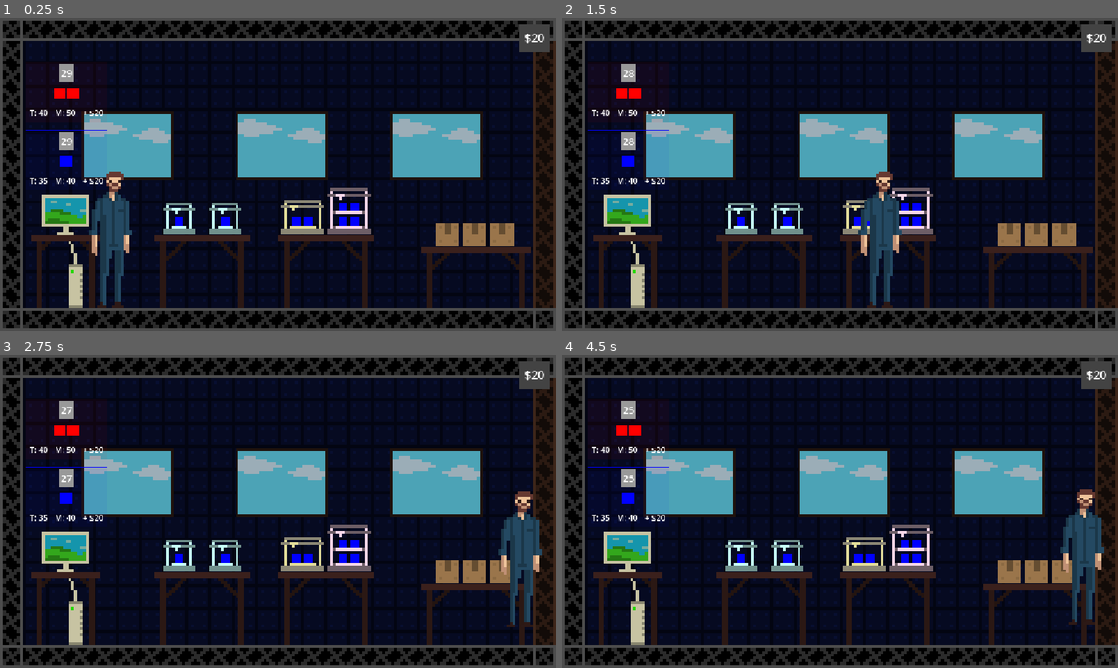
Above: before the commit, frames 1-4 (two rows, left to right).
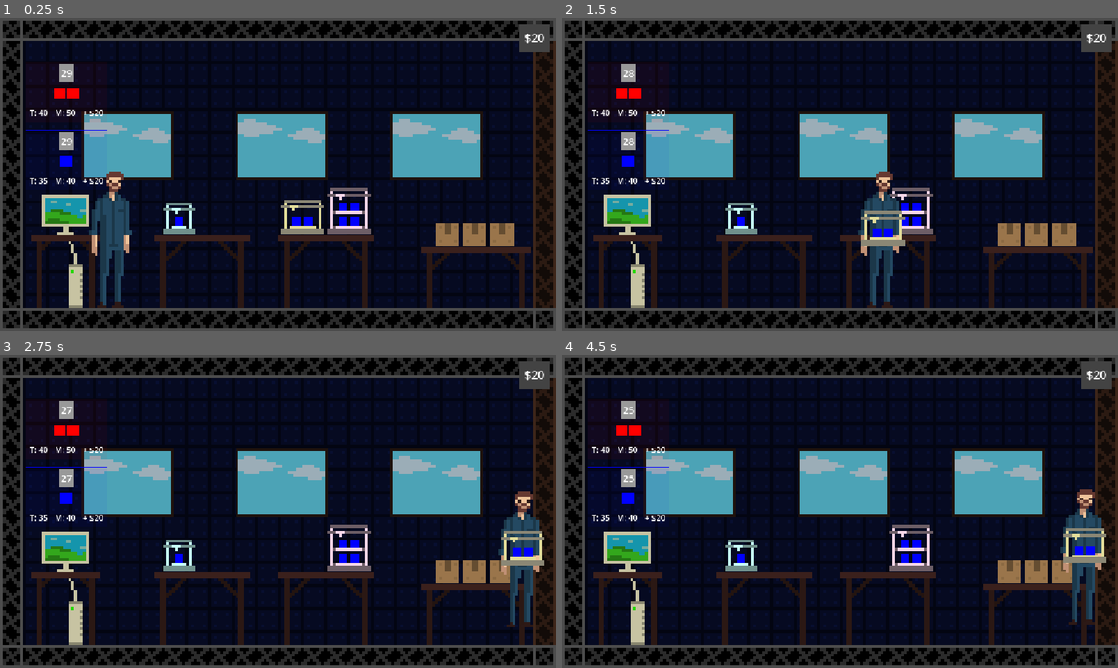
Above: after the commit, the same moments.

Repository: nathanestock/GMTK_Jam_26
Game: Godot game, scene res://main.tscn
Two runs of this game, one before a commit and one after it. Both use one fixed random seed, a clock stepped at 60 frames per second and the inputs below.
Inputs (mouse positions are in pixels of both pictures, inside the frame that each line leads up to):
- Up to frame 1 (0.25 s): no input
- Up to frame 2 (1.5 s): tap Enter (ui_accept) at 0.5, 0.77 s; hold Right (ui_right) 0.53-1.25 s; click (862, 152) at 1.25 s, where only the run after the commit has a clickable "MOVE"
- Up to frame 3 (2.75 s): tap Enter (ui_accept) at 2, 2.27 s; hold Right (ui_right) from 2.03 s (still down)
- Up to frame 4 (4.5 s): release Right (ui_right) at 2.78 s; hold Left (ui_left) 2.78-3.53 s; hold Right (ui_right) from 3.53 s (still down); tap Enter (ui_accept) at 3.77 s

The runs differ from the first frame. In frame 1, 0.3% of the frame differs, in the area x 37-44%, y 59-70%; in frame 2, 1.1%; in frame 3, 1.3%, in the area x 37-98%, y 56-70%; in frame 4, 1.3%.

Commit message:
move printers around

Diff:
--- a/gmtk-jam-2026/main.tscn
+++ b/gmtk-jam-2026/main.tscn
@@ -24,18 +24,8 @@
 [node name="Mailbox" parent="." unique_id=1543192527 instance=ExtResource("3_lquwl")]
 position = Vector2(984, 600)
 
-[node name="Table" parent="." unique_id=1504792125 instance=ExtResource("9_kek77")]
-position = Vector2(416, 600)
-
-[node name="Table2" parent="." unique_id=57874827 instance=ExtResource("9_kek77")]
-position = Vector2(672, 600)
-
 [node name="3DPrinter" parent="." unique_id=1096942018 instance=ExtResource("4_lquwl")]
 position = Vector2(368, 448)
-tier = ExtResource("4_5vw27")
-
-[node name="3DPrinter4" parent="." unique_id=353726279 instance=ExtResource("4_lquwl")]
-position = Vector2(464, 448)
 tier = ExtResource("4_5vw27")
 
 [node name="3DPrinter2" parent="." unique_id=2027950830 instance=ExtResource("4_lquwl")]
@@ -46,5 +36,23 @@
 position = Vector2(720, 448)
 tier = ExtResource("6_4c57u")
 
+[node name="Table" parent="." unique_id=1504792125 instance=ExtResource("9_kek77")]
+position = Vector2(416, 600)
+
+[node name="PrinterSlot" parent="Table" index="1" unique_id=979376716 node_paths=PackedStringArray("printer")]
+printer = NodePath("../../3DPrinter")
+
+[node name="Table2" parent="." unique_id=57874827 instance=ExtResource("9_kek77")]
+position = Vector2(672, 600)
+
+[node name="PrinterSlot" parent="Table2" index="1" unique_id=979376716 node_paths=PackedStringArray("printer")]
+printer = NodePath("../../3DPrinter2")
+
+[node name="PrinterSlot2" parent="Table2" index="2" unique_id=1532281843 node_paths=PackedStringArray("printer")]
+printer = NodePath("../../3DPrinter3")
+
 [node name="Player" parent="." unique_id=2088812814 instance=ExtResource("1_0xm2m")]
 position = Vector2(232, 600)
+
+[editable path="Table"]
+[editable path="Table2"]
--- a/gmtk-jam-2026/player.gd
+++ b/gmtk-jam-2026/player.gd
@@ -5,6 +5,9 @@
 const JUMP_VELOCITY = -400.0
 
 @onready var sprite = $Sprite2D
+@onready var carry_sprite = $CarryPrinter
+
+var carrying: ThreeDPrinter
 
 func _physics_process(delta):
 	# Add the gravity.
@@ -28,3 +31,30 @@
 		velocity.x = move_toward(velocity.x, 0, SPEED)
 
 	move_and_slide()
+
+
+func on_move_printer(printer: ThreeDPrinter):
+	printer.hide()
+	printer.slot.printer = null
+	printer.slot = null
+	carrying = printer
+
+	carry_sprite.texture = printer.tier.texture
+	carry_sprite.show()
+
+
+func on_place_printer(slot: PrinterTableSlot):
+	slot.printer = carrying
+	carrying.slot = slot
+	carrying.global_position.x = slot.global_position.x
+	carrying.show()
+
+	carrying = null
+	carry_sprite.texture = null
+	carry_sprite.hide()
+
+
+func on_swap_carrying(slot: PrinterTableSlot):
+	var current_printer = slot.printer
+	on_place_printer(slot)
+	on_move_printer(current_printer)
--- a/gmtk-jam-2026/player.tscn
+++ b/gmtk-jam-2026/player.tscn
@@ -2,6 +2,7 @@
 
 [ext_resource type="Script" uid="uid://duyxtehvgnktt" path="res://player.gd" id="1_4flbx"]
 [ext_resource type="Texture2D" uid="uid://dtg5mdssssvfm" path="res://assets/Character.png" id="2_onrkg"]
+[ext_resource type="Texture2D" uid="uid://bqr8btqu7ea4i" path="res://assets/tier1_printer.tres" id="3_i3pqv"]
 
 [sub_resource type="RectangleShape2D" id="RectangleShape2D_e8xbq"]
 size = Vector2(48, 288)
@@ -19,3 +20,9 @@
 [node name="CollisionShape2D" type="CollisionShape2D" parent="." unique_id=1344898009]
 position = Vector2(0, -144)
 shape = SubResource("RectangleShape2D_e8xbq")
+
+[node name="CarryPrinter" type="Sprite2D" parent="." unique_id=830371846]
+visible = false
+position = Vector2(-4.7683716e-07, -176)
+scale = Vector2(5.9999995, 5.9999995)
+texture = ExtResource("3_i3pqv")
--- a/gmtk-jam-2026/printers/3d_printer.gd
+++ b/gmtk-jam-2026/printers/3d_printer.gd
@@ -6,15 +6,19 @@
 @export var tier: ThreeDPrinterTier
 
 @onready var sprite = $Sprite2D
-@onready var print_items_list = $PrintItems
-@onready var state_label = $StateLabel
+@onready var idle_menu = $IdleMenuUI
+@onready var move_btn = $IdleMenuUI/Button
+@onready var print_items_list = $IdleMenuUI/PrintItems
 @onready var countdown = $Countdown
 @onready var print_done_ui = $PrintDoneActionUI
+
 
 enum State { IDLE, PRINTING, DONE }
 
 var state: State = State.IDLE
 var printing_items: Array[PrintItem] = []
+var player: Player = null
+var slot: PrinterTableSlot = null
 
 
 func _ready():
@@ -23,22 +27,29 @@
 
 func _on_area_2d_body_entered(body):
 	if body is Player:
+		player = body
 		match(state):
 			State.IDLE:
-				_open_print_items_list()
+				_open_idle_menu()
 			State.DONE:
 				print_done_ui.show_actions()
 
 
 func _on_area_2d_body_exited(body):
 	if body is Player:
+		player = null
 		if state == State.IDLE:
-			_close_print_items_list()
+			_close_idle_menu()
 		if state == State.DONE:
 			print_done_ui.hide_actions()
 
 
-func _open_print_items_list():
+func _open_idle_menu():
+	if player.carrying:
+		move_btn.hide()
+	else:
+		move_btn.show()
+
 	var open_jobs = JobManager.get_open_jobs()
 
 	for job in open_jobs:
@@ -49,13 +60,14 @@
 
 		print_items_list.add_child(item_ui)
 
-	print_items_list.show()
+	idle_menu.show()
 
 
-func _close_print_items_list():
+func _close_idle_menu():
 	for item in print_items_list.get_children():
 		item.queue_free()
-	print_items_list.hide()
+
+	idle_menu.hide()
 
 
 func _on_print_items(items: Array[PrintItem]):
@@ -65,7 +77,7 @@
 	countdown.start(print_time)
 	countdown.show()
 	JobManager.on_player_print_items(printing_items)
-	_close_print_items_list()
+	_close_idle_menu()
 
 
 func _set_state(_state: State):
@@ -82,3 +94,8 @@
 func _on_player_pickup():
 	JobManager.on_player_picked_up_items(printing_items)
 	_set_state(State.IDLE)
+
+
+func _on_move_button_pressed():
+	if player:
+		player.on_move_printer(self)
--- a/gmtk-jam-2026/printers/3d_printer.tscn
+++ b/gmtk-jam-2026/printers/3d_printer.tscn
@@ -4,9 +4,7 @@
 [ext_resource type="Texture2D" uid="uid://bqr8btqu7ea4i" path="res://assets/tier1_printer.tres" id="2_0137j"]
 [ext_resource type="PackedScene" uid="uid://real3m6m8fbo" path="res://ui/countdown.tscn" id="2_pmq5y"]
 [ext_resource type="PackedScene" uid="uid://dm43vq1iau5qw" path="res://ui/print_done_action_ui.tscn" id="3_pxnxx"]
-
-[sub_resource type="RectangleShape2D" id="RectangleShape2D_fnrvf"]
-size = Vector2(40, 63.25)
+[ext_resource type="Shape2D" uid="uid://ivtgc1icxtqd" path="res://printers/printer_collider_shape.tres" id="5_khymh"]
 
 [node name="3DPrinter" type="Node2D" unique_id=1096942018]
 script = ExtResource("1_pmq5y")
@@ -16,19 +14,27 @@
 scale = Vector2(6, 6)
 texture = ExtResource("2_0137j")
 
-[node name="PrintItems" type="HBoxContainer" parent="." unique_id=2048400638]
+[node name="IdleMenuUI" type="VBoxContainer" parent="." unique_id=2094838418]
 visible = false
 anchors_preset = 7
 anchor_left = 0.5
 anchor_top = 1.0
 anchor_right = 0.5
 anchor_bottom = 1.0
-offset_left = -72.0
-offset_top = -240.0
-offset_right = 75.0
-offset_bottom = -99.0
+offset_left = -48.0
+offset_top = -184.0
+offset_right = 48.0
+offset_bottom = -149.0
 grow_horizontal = 2
 grow_vertical = 0
+alignment = 2
+
+[node name="Button" type="Button" parent="IdleMenuUI" unique_id=1808057029]
+layout_mode = 2
+text = "MOVE"
+
+[node name="PrintItems" type="HBoxContainer" parent="IdleMenuUI" unique_id=2048400638]
+layout_mode = 2
 theme_override_constants/separation = 32
 alignment = 1
 
@@ -52,8 +58,9 @@
 
 [node name="CollisionShape2D" type="CollisionShape2D" parent="Area2D" unique_id=584956314]
 position = Vector2(0, -32.375)
-shape = SubResource("RectangleShape2D_fnrvf")
+shape = ExtResource("5_khymh")
 
+[connection signal="pressed" from="IdleMenuUI/Button" to="." method="_on_move_button_pressed"]
 [connection signal="timeout" from="Countdown" to="." method="_on_print_done"]
 [connection signal="pickup" from="PrintDoneActionUI" to="." method="_on_player_pickup"]
 [connection signal="body_entered" from="Area2D" to="." method="_on_area_2d_body_entered"]
--- /dev/null
+++ b/gmtk-jam-2026/printers/printer_collider_shape.tres
@@ -0,0 +1,4 @@
+[gd_resource type="RectangleShape2D" format=3 uid="uid://ivtgc1icxtqd"]
+
+[resource]
+size = Vector2(40, 63.25)
--- /dev/null
+++ b/gmtk-jam-2026/printers/printer_table_slot.gd
@@ -0,0 +1,41 @@
+extends Area2D
+class_name PrinterTableSlot
+
+@export var printer: ThreeDPrinter = null
+
+@onready var place_btn = $Button
+
+var player: Player = null
+
+
+func _ready():
+	if printer:
+		printer.slot = self
+
+
+func _on_body_entered(body):
+	if body is Player and body.carrying:
+		player = body
+
+		if printer:
+			place_btn.text = "SWAP"
+		else:
+			place_btn.text = "PLACE"
+
+		place_btn.show()
+
+
+func _on_body_exited(body):
+	if body is Player:
+		player = null
+		place_btn.hide()
+
+
+func _on_button_pressed():
+	if player:
+		if printer:
+			player.on_swap_carrying(self)
+		else:
+			player.on_place_printer(self)
+
+		place_btn.hide()
--- /dev/null
+++ b/gmtk-jam-2026/printers/printer_table_slot.tscn
@@ -0,0 +1,30 @@
+[gd_scene format=3 uid="uid://cedcb2c6vmfb4"]
+
+[ext_resource type="Script" uid="uid://d0pft0i2xkvas" path="res://printers/printer_table_slot.gd" id="1_6pimb"]
+[ext_resource type="Shape2D" uid="uid://ivtgc1icxtqd" path="res://printers/printer_collider_shape.tres" id="1_gpxfo"]
+
+[node name="PrinterSlot" type="Area2D" unique_id=979376716]
+script = ExtResource("1_6pimb")
+
+[node name="CollisionShape2D" type="CollisionShape2D" parent="." unique_id=1464447289]
+position = Vector2(0, -32)
+shape = ExtResource("1_gpxfo")
+
+[node name="Button" type="Button" parent="." unique_id=895272761]
+visible = false
+anchors_preset = 7
+anchor_left = 0.5
+anchor_top = 1.0
+anchor_right = 0.5
+anchor_bottom = 1.0
+offset_left = -40.0
+offset_top = -184.0
+offset_right = 40.0
+offset_bottom = -153.0
+grow_horizontal = 2
+grow_vertical = 0
+text = "PLACE"
+
+[connection signal="body_entered" from="." to="." method="_on_body_entered"]
+[connection signal="body_exited" from="." to="." method="_on_body_exited"]
+[connection signal="pressed" from="Button" to="." method="_on_button_pressed"]
--- a/gmtk-jam-2026/table.tscn
+++ b/gmtk-jam-2026/table.tscn
@@ -1,6 +1,7 @@
 [gd_scene format=3 uid="uid://domnvf0qnycmf"]
 
 [ext_resource type="Texture2D" uid="uid://o8ii68jtvwbd" path="res://assets/Static_Objects.png" id="1_jd0nb"]
+[ext_resource type="PackedScene" uid="uid://cedcb2c6vmfb4" path="res://printers/printer_table_slot.tscn" id="3_kl0hw"]
 
 [sub_resource type="AtlasTexture" id="AtlasTexture_e8xbq"]
 atlas = ExtResource("1_jd0nb")
@@ -12,3 +13,9 @@
 position = Vector2(0, -96)
 scale = Vector2(6, 6)
 texture = SubResource("AtlasTexture_e8xbq")
+
+[node name="PrinterSlot" parent="." unique_id=979376716 instance=ExtResource("3_kl0hw")]
+position = Vector2(-48, -152)
+
+[node name="PrinterSlot2" parent="." unique_id=1532281843 instance=ExtResource("3_kl0hw")]
+position = Vector2(48, -152)
Not shown, added: gmtk-jam-2026/printers/printer_table_slot.gd.uid
